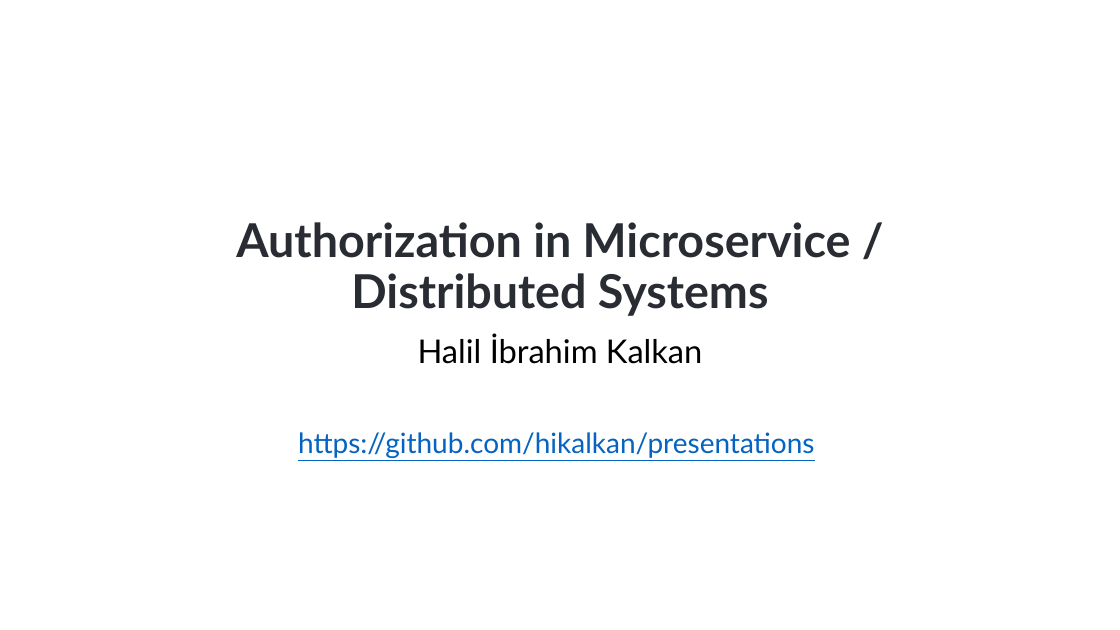
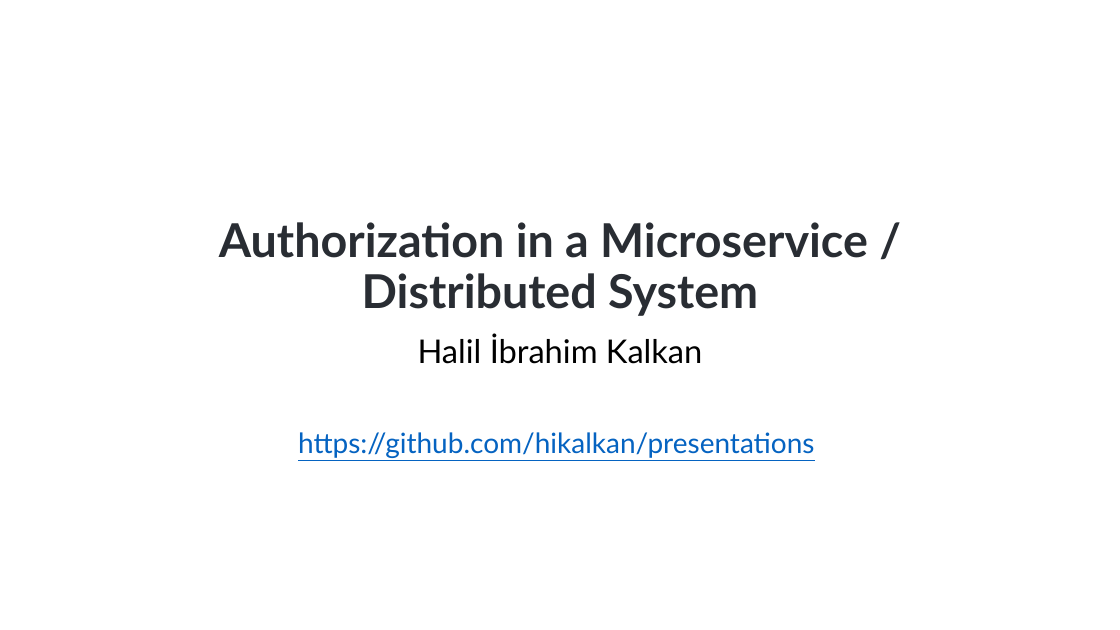
Before and after one commit to hikalkan/presentations, a slide deck: slide 1 of 2022-10-15 Authorization-In-Distributed-Systems/Authorization-In-Distributed-Systems-DotnetConf2022.pptx. Drawn at 1120x630 pixels with LibreOffice and Linux fonts; fonts in the diff are those of the drawing; background and template pictures are left out. Boxes give left, top, right and bottom in pixels: in the first picture for what was removed or moved away, otherwise in the second. Text is boxed around its words. In the diff, an @@ line names an element or a change of style, - is before the commit and + after.

```diff
--- a/2022-10-15 Authorization-In-Distributed-Systems/Authorization-In-Distributed-Systems-DotnetConf2022.pptx
+++ b/2022-10-15 Authorization-In-Distributed-Systems/Authorization-In-Distributed-Systems-DotnetConf2022.pptx
@@ title at <box>219,222,868,316</box>: text changed @@
-Authorization in Microservice / Distributed Systems
+Authorization in a Microservice / Distributed System
```
